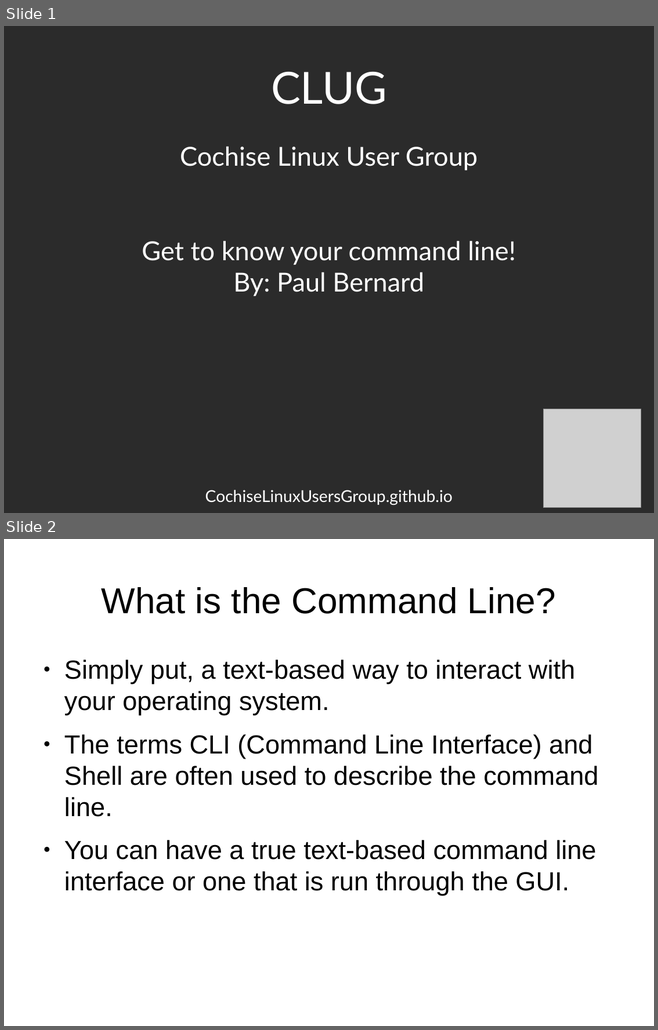
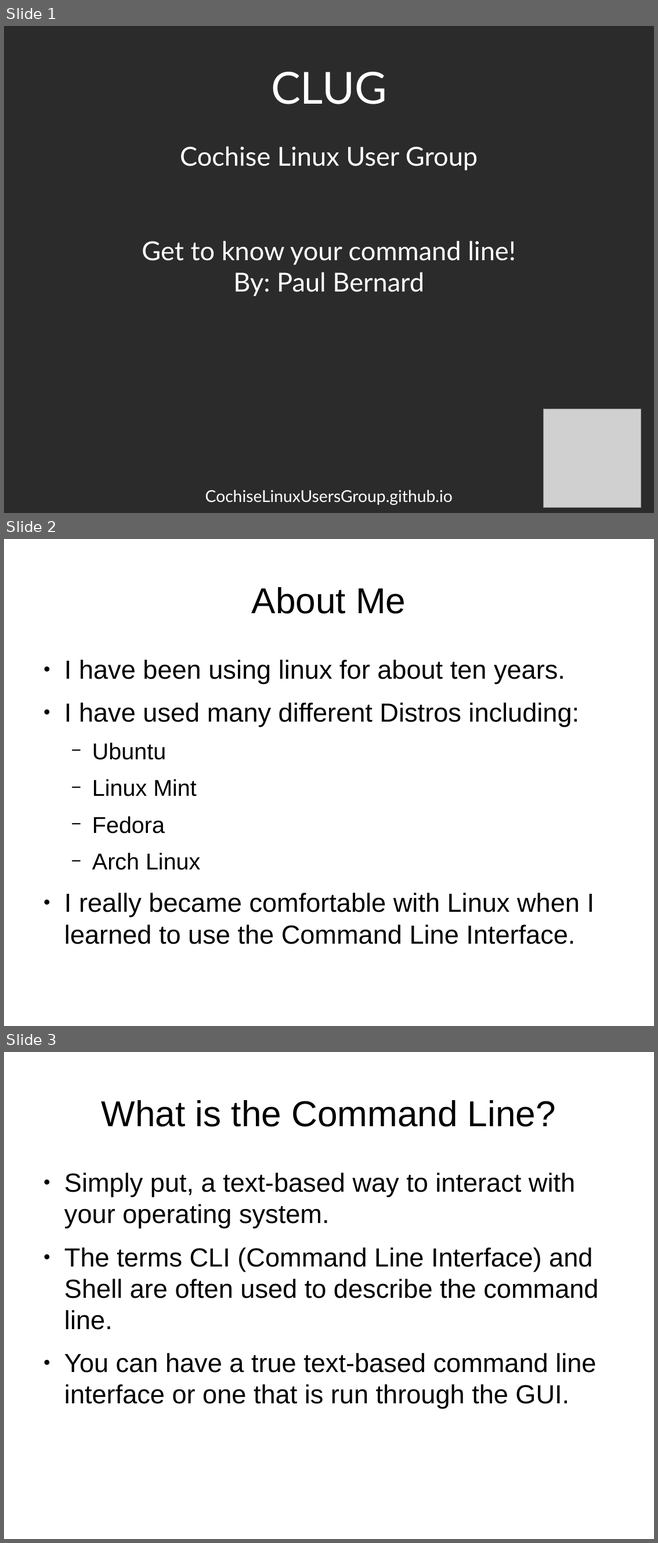
Before and after one commit to CochiseLinuxUsersGroup/Presentations, a slide deck: Terminal_For_Beginners/Terminal_For_Beginners.odp. Shown one above the other, each under a label of ours: slides 1 and 2 before the commit, slides 1, 2 and 3 after it. The pictures are 658x1030 and 658x1543 pixels, drawn with LibreOffice and Linux fonts; fonts in the diff are those of the drawing; grey boxes stand for pictures; background and template pictures are left out; a plain dark background stands for a picture behind light text. Boxes give left, top, right and bottom in pixels: in the first picture for what was removed or moved away, otherwise in the second. Text is boxed around its words. In the diff, an @@ line names an element or a change of style, - is before the commit and + after.

```diff
--- a/Terminal_For_Beginners/Terminal_For_Beginners.odp
+++ b/Terminal_For_Beginners/Terminal_For_Beginners.odp
@@ slide 2 added at [4, 539, 654, 1026], background #FFFFFF @@
@@ title added at [252, 587, 405, 614], 44 pt, text #000000 @@
+About Me
@@ text added at [64, 660, 594, 944], 32 pt, text #000000 @@
+● I have been using linux for about ten years.
+● I have used many different Distros including:
+  − Ubuntu
+  − Linux Mint
+  − Fedora
+  − Arch Linux
+● I really became comfortable with Linux when I learned to use the Command Line Interface.
@@ what was slide 2 is now slide 3 @@
```
Also in this commit, not shown: 1 other file.
